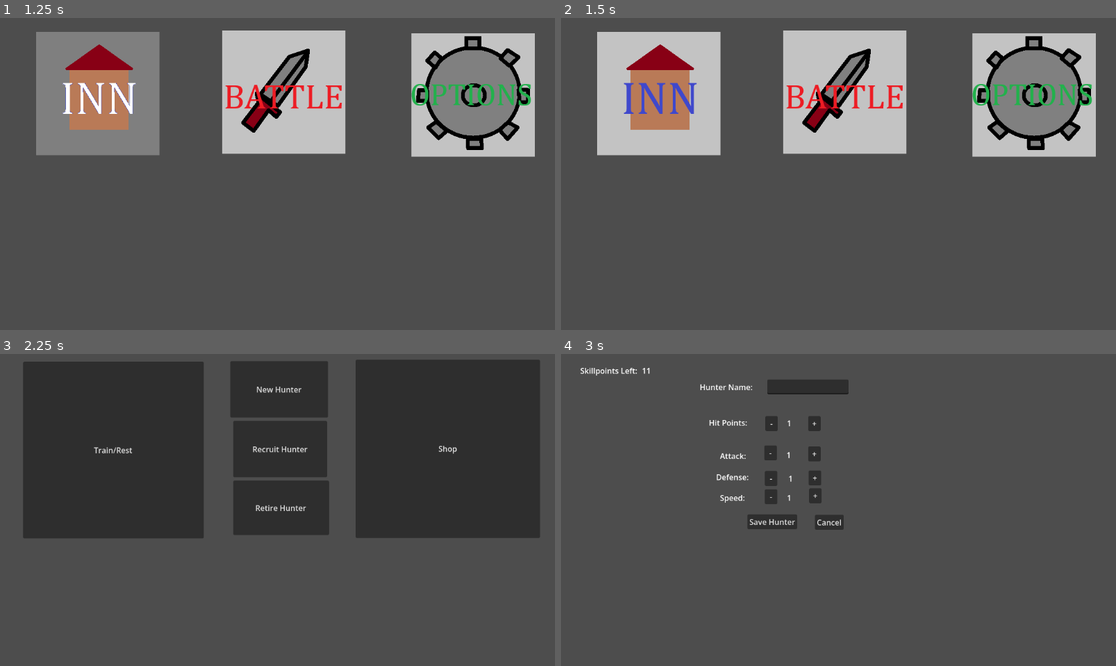
Above: before the commit, frames 1-4 (two rows, left to right).
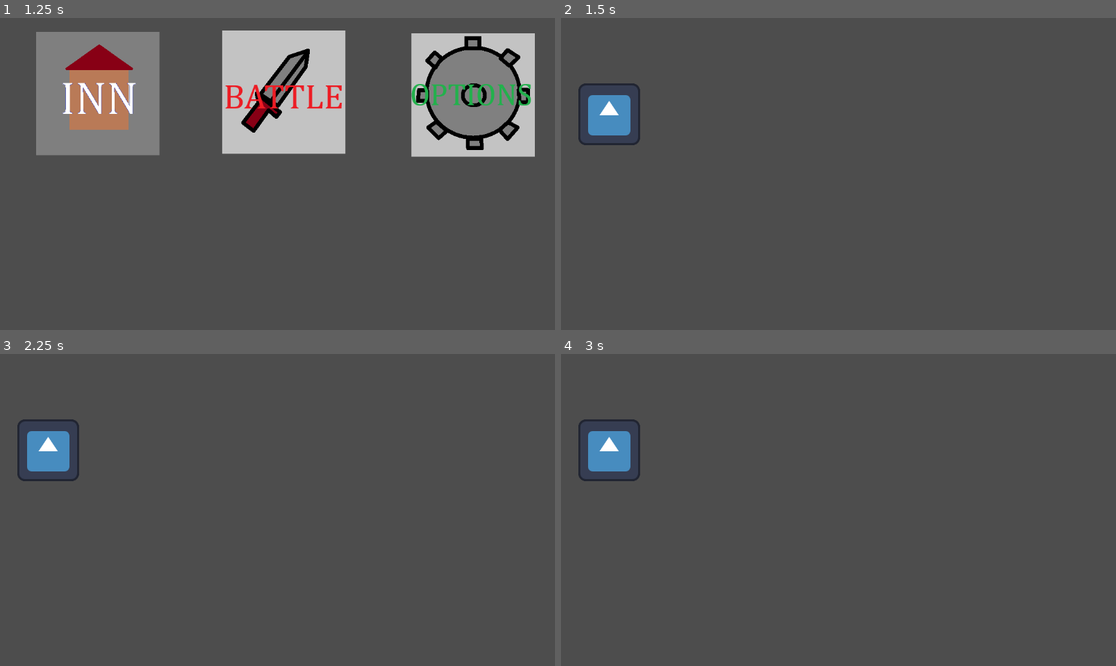
Above: after the commit, the same moments.

Repository: Rathenix/BattleHunter2026
Game: Godot game, scene res://scenes/title_screen.tscn
The game is run twice, just before and just after one commit, with the same random seed, the same clock (stepped at 60 frames per second) and the same inputs. The engine's default icon, where the game draws it, is replaced by a stand-in: a white triangle on a blue panel in a dark square.
Inputs (mouse positions are in pixels of both pictures, inside the frame that each line leads up to):
- Up to frame 1 (1.25 s): tap Enter at 0.5 s; hold Tab (change_player) from 0.53 s (still down)
- Up to frame 2 (1.5 s): release Tab (change_player) at 1.25 s; click (844, 92) at 1.25 s
- Up to frame 3 (2.25 s): click (99, 428) at 2.02 s
- Up to frame 4 (3 s): click (838, 388) at 2.75 s, where only the run before the commit has a clickable "New Hunter"

Frame 1 is identical in both runs. In frame 2, 27% of the frame differs, in the area x 3-97%, y 4-45%; in frame 3, 46%, in the area x 3-98%, y 2-60%; in frame 4, 3.8%.

Commit message:
move players between scenes. basic hunt screen

Diff:
--- a/project.godot
+++ b/project.godot
@@ -27,6 +27,11 @@
 , Object(InputEventMouseButton,"resource_local_to_scene":false,"resource_name":"","device":-1,"window_id":0,"alt_presse …(244 unchanged characters)…
 ]
 }
+go_back={
+"deadzone": 0.2,
+"events": [Object(InputEventKey,"resource_local_to_scene":false,"resource_name":"","device":0,"window_id":0,"alt_pressed":false,"shift_pressed":false,"ctrl_pressed":false,"meta_pressed":false,"pressed":false,"keycode":0,"physical_keycode":4194308,"key_label":0,"unicode":0,"location":0,"echo":false,"script":null)
+]
+}
 
 [physics]
 
--- /dev/null
+++ b/scenes/hunt_screen.tscn
@@ -0,0 +1,6 @@
+[gd_scene format=3 uid="uid://b24slcw7y1cjg"]
+
+[ext_resource type="Script" uid="uid://gs7qhcyts2uc" path="res://scripts/hunt_screen.gd" id="1_yfdsf"]
+
+[node name="HuntScreen" type="Node2D" unique_id=281926878]
+script = ExtResource("1_yfdsf")
--- /dev/null
+++ b/scripts/hunt_screen.gd
@@ -0,0 +1,16 @@
+extends Node2D
+
+var player_scene = preload("res://scenes/player.tscn")
+
+# Called when the node enters the scene tree for the first time.
+func _ready() -> void:
+	GameManager.game_state = GameManager.STATES.HUNT
+	for hunter in GameManager.players.keys():
+		var h = player_scene.instantiate()
+		add_child(h)
+		h.load_hunter(GameManager.players[hunter])
+		h.setup_map_sprite()
+
+# Called every frame. 'delta' is the elapsed time since the previous frame.
+func _process(_delta: float) -> void:
+	pass
--- a/scripts/main_menu.gd
+++ b/scripts/main_menu.gd
@@ -21,6 +21,9 @@
 			new = 1
 		GameManager.active_player = new
 		print("Active Player: ", GameManager.active_player)
+	if event.is_action_pressed("go_back"):
+		$InnButtons.visible = false
+		$TopButtons.visible = true
 
 func _on_inn_button_pressed() -> void:
 	$TopButtons.visible = false
@@ -37,7 +40,7 @@
 		new_player.hunter_changes_cancelled.connect(_on_hunter_changes_cancelled)
 
 func _on_hunter_changes_saved(hunter) -> void:
-	GameManager.players[GameManager.active_player] = hunter
+	GameManager.players[GameManager.active_player] = hunter.serialize()
 	$InnButtons.visible = true
 	allow_player_swap = true
 
@@ -66,7 +69,9 @@
 
 
 func _on_battle_button_pressed() -> void:
-	pass # Replace with function body.
+	if GameManager.active_player != null:
+		print(GameManager.players)
+		get_tree().change_scene_to_file("res://scenes/hunt_screen.tscn")
 
 
 func _on_options_button_pressed() -> void:
--- a/scripts/player.gd
+++ b/scripts/player.gd
@@ -1,5 +1,6 @@
 extends Node2D
 
+var player_slot = 1
 var player_name = ""
 var player_level = 1
 var player_max_hp = 0
@@ -26,7 +27,37 @@
 func _process(_delta: float) -> void:
 	pass
 
+func serialize():
+	calculate_stats()
+	return {
+		"player_slot": player_slot,
+		"player_name": player_name,
+		"player_level": player_level,
+		"player_max_hp": player_max_hp,
+		"player_current_hp": player_current_hp,
+		"player_attack": player_attack,
+		"player_defense": player_defense,
+		"player_speed": player_speed,
+		"player_skillpoints": player_skillpoints,
+		"player_status": player_status
+	}
+
+func load_hunter(hunter) -> void:
+	if hunter != null:
+		player_slot = hunter.player_slot
+		player_name = hunter.player_name
+		player_level = hunter.player_level
+		player_max_hp = hunter.player_max_hp
+		player_current_hp = hunter.player_current_hp
+		player_attack = hunter.player_attack
+		player_defense = hunter.player_defense
+		player_speed = hunter.player_speed
+		player_skillpoints = hunter.player_skillpoints
+		player_status = hunter.player_status
+		setup_stat_block()
+
 func create_new() -> void:
+	player_slot = GameManager.active_player
 	setup_edit_menu()
 
 func calculate_stats() -> void:
@@ -48,9 +79,9 @@
 
 func setup_stat_block() -> void:
 	calculate_stats()
-	var x_pos = 35 + ((GameManager.active_player - 1) * 281)
+	var x_pos = 35 + ((player_slot - 1) * 281)
 	$StatBlock.position = Vector2(x_pos, 400)
-	$StatBlock/ColorIndicator.color = PLAYER_COLORS[GameManager.active_player - 1]
+	$StatBlock/ColorIndicator.color = PLAYER_COLORS[player_slot - 1]
 	$StatBlock/HunterNameValue.text = str(player_name)
 	$StatBlock/HunterHpValues.text = str(player_current_hp) + " / " + str(player_max_hp)
 	$StatBlock/HunterHpBar.max_value = player_max_hp
@@ -108,3 +139,7 @@
 	$HunterEditMenu.visible = false
 	$StatBlock.visible = true
 	hunter_changes_cancelled.emit(self)
+
+func setup_map_sprite() -> void:
+	$CharacterSprite.position = Vector2(100 * player_slot, 200)
+	$CharacterSprite.visible = true
Not shown, added: scripts/hunt_screen.gd.uid
